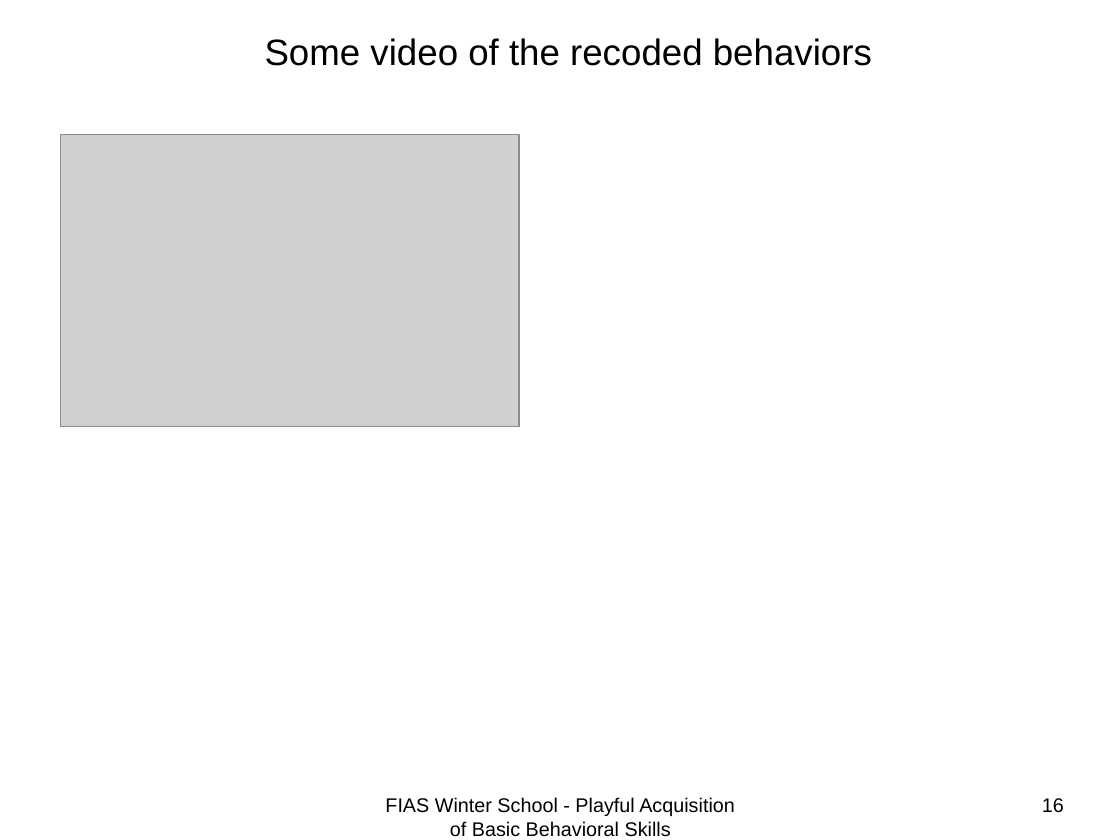
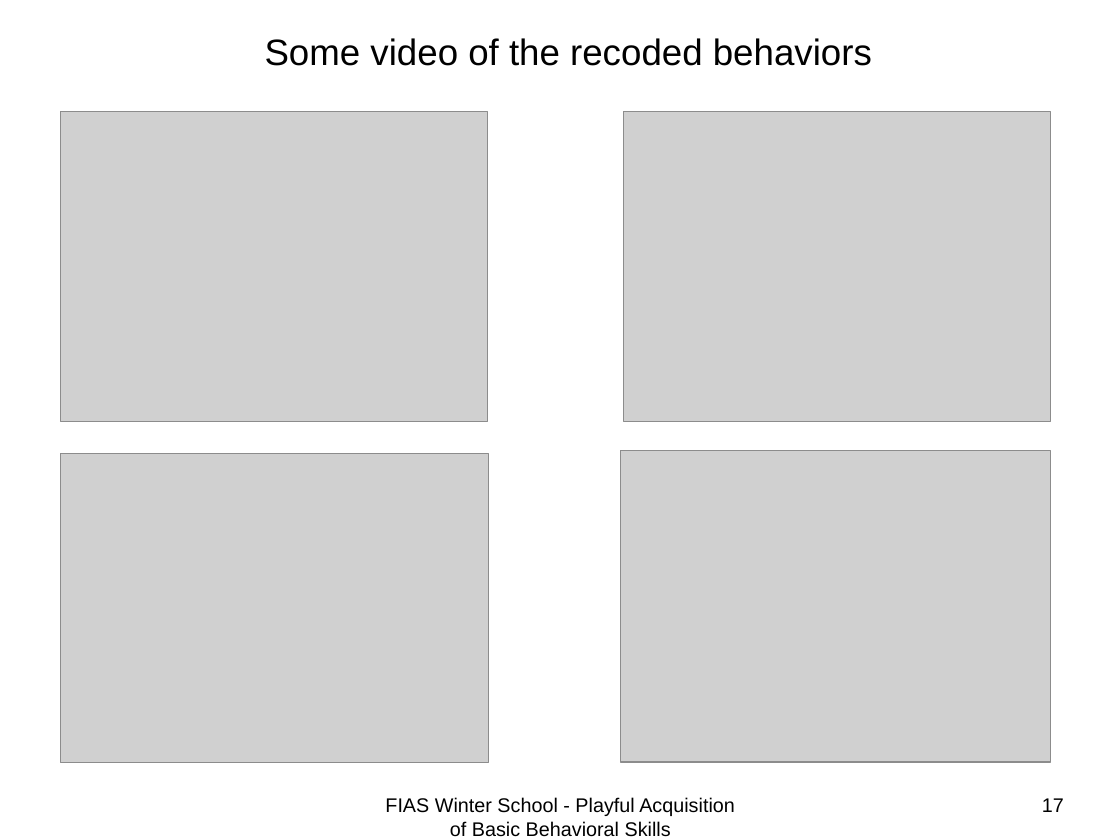
Before and after one commit to benureau/playful, a slide deck: slide 17 of presentation/presentation_quan_jimmy.odp (slide 16 before the commit). Drawn at 1120x840 pixels with LibreOffice and Linux fonts; fonts in the diff are those of the drawing; grey boxes stand for pictures. Boxes give left, top, right and bottom in pixels: in the first picture for what was removed or moved away, otherwise in the second. Text is boxed around its words. In the diff, an @@ line names an element or a change of style, - is before the commit and + after.

```diff
--- a/presentation/presentation_quan_jimmy.odp
+++ b/presentation/presentation_quan_jimmy.odp
@@ picture: place and size @@
-picture at [61, 134, 519, 426]
+picture at [61, 112, 488, 422]
@@ picture added at [623, 112, 1051, 422] @@
@@ picture added at [61, 453, 489, 763] @@
@@ picture added at [621, 451, 1051, 762] @@
@@ page number at [1042, 798, 1064, 812]: text changed @@
-16
+17
```
Also in this commit, not shown: 4 other slides changed, 1 slide added.
